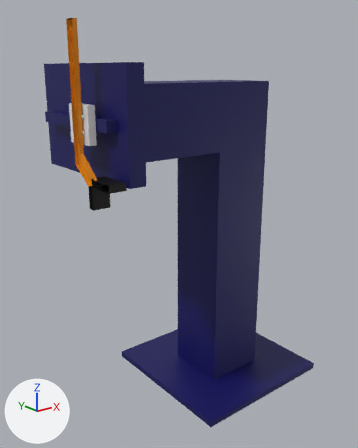
The COLLADA model modelos/modelo garra.dae as it was, and as the next commit left it.
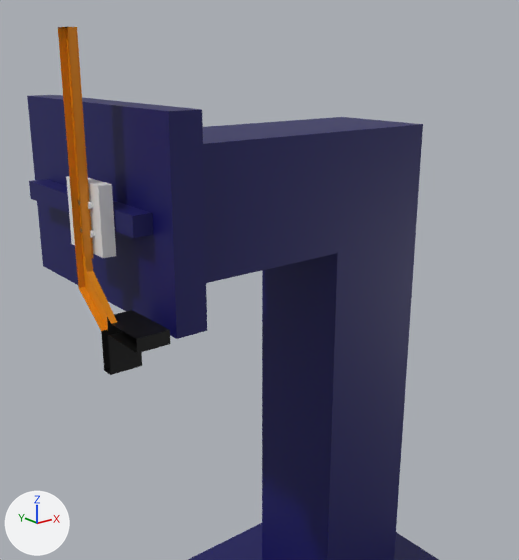
There are two pictures of each version: one whole from a camera (50 mm lens) standing at (-0.592, -1.168, 1.036) and looking at (0.358, 0.019, 0.561), one close up from a camera (50 mm lens) standing at (-0.412, -0.926, 1.116) and looking at (0.136, -0.242, 0.842). Arrows for +X, +Y and +Z are at lower left; the lights stay in place.

In view in the first close-up: 'base', 'efector', 'vert'.
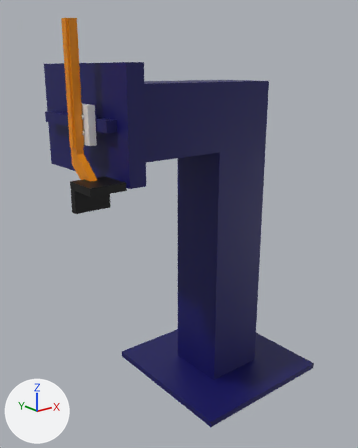
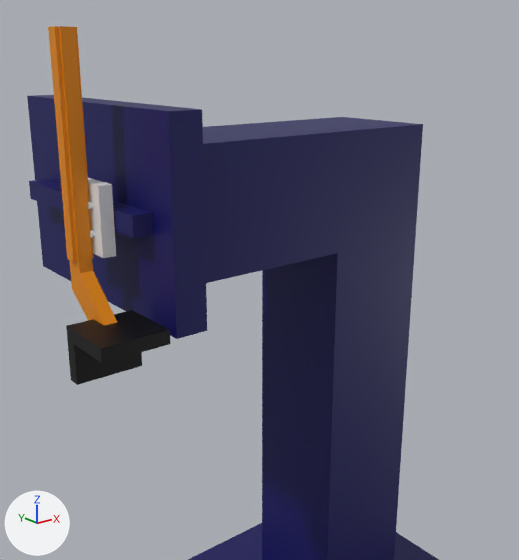
Commit message: corregidos modelos

The edits, one by one:
me_plane is used by ob_efector; location (0.0, 0.0, 0.0).
me_plane had 60 vertices, 100 faces and spanned x 0.0..0.05, y -0.16..0.005, z 0.691..1.15.
me_plane now has 102 vertices, 200 faces and spans x -0.05..0.05, y -0.16..0.005, z 0.691..1.15.
Part 1, on me_plane:
16 vertices are added at x -0.05..-0.01, y -0.091..0.0, z 0.707..1.15.
10 new vertices lie (-0.01, 0.0, 0.0) away from vertices in x 0.0, y -0.091..0.005, z 0.75..1.15.
8 new vertices lie (-0.028, 0.0, 0.0) away from vertices in x 0.0, y -0.16..-0.06, z 0.691..0.77.
8 new vertices lie (-0.022, 0.0, 0.0) away from vertices in x -0.028, y -0.16..-0.06, z 0.691..0.77.
64 new faces join them, mat_negro_001 (black #000000).
36 new faces join them, mat_amarillo_001 (orange #e78900).

Pixel boxes [x1, y1, x2, y2] of what changed, in the close-ups (519 x 560 px):
'efector', reshaped (9% wider)
    before: [58, 27, 170, 375]
    after: [48, 26, 170, 385]
part 1 of me_plane, added
    after: [48, 26, 137, 385]
